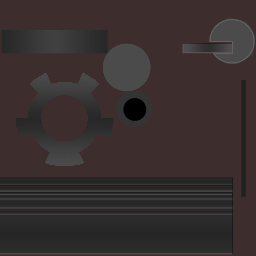
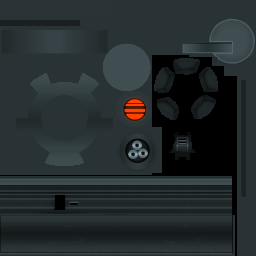
Layer changes from the first 256×256 image to the second:
added layer "Shape 8" above "Hue/Saturation 1" over [124,99,146,120]
added layer "Layer 13" (multiply) above "Layer 3" over [0,55,237,256]
added layer "Shape 10" above "Layer 16" over [69,201,79,205]
added layer "Layer 16" above "Layer 11" over [206,14,256,68]
added layer "Layer 10" above "Layer 7" over [139,2,191,50]
added layer "Layer 7" (57%) above "Layer 9" over [176,136,195,152]
added layer "Layer 9" above "Shape 9 copy 7" over [0,1,114,18]
added layer "Shape 9 copy 7" above "Shape 9 copy 6" over [128,149,138,159]
added layer "Shape 9 copy 6" above "Shape 9 copy" over [132,140,148,158]
added layer "Shape 9 copy" above "Layer 12" over [125,138,150,163]
added layer "Layer 12" above "Layer 8" over [155,57,217,121]
added layer "Layer 8" above "Layer 14 copy" over [0,20,80,26]
added layer "Shape 9" above "Layer 6" over [119,133,156,170]
added layer "Layer 6" above "Shape 7" over [167,128,197,164]
added layer "Layer 15 copy 2" (overlay, 5%) above "Shape 1 copy 6" over [0,175,232,256]
painted on "Shape 1 copy 4" over [0,177,233,185]
painted on "Layer 1" over [0,0,256,256]
